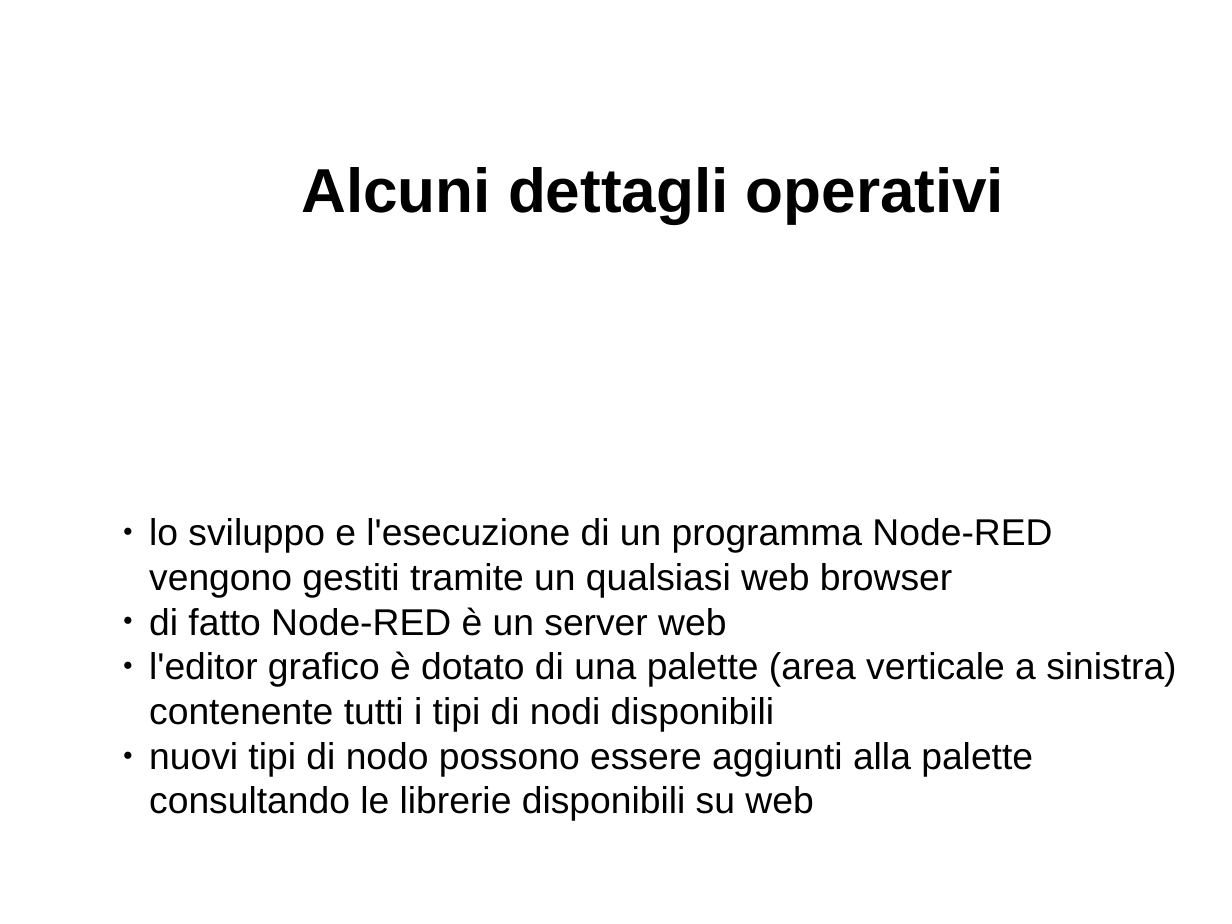
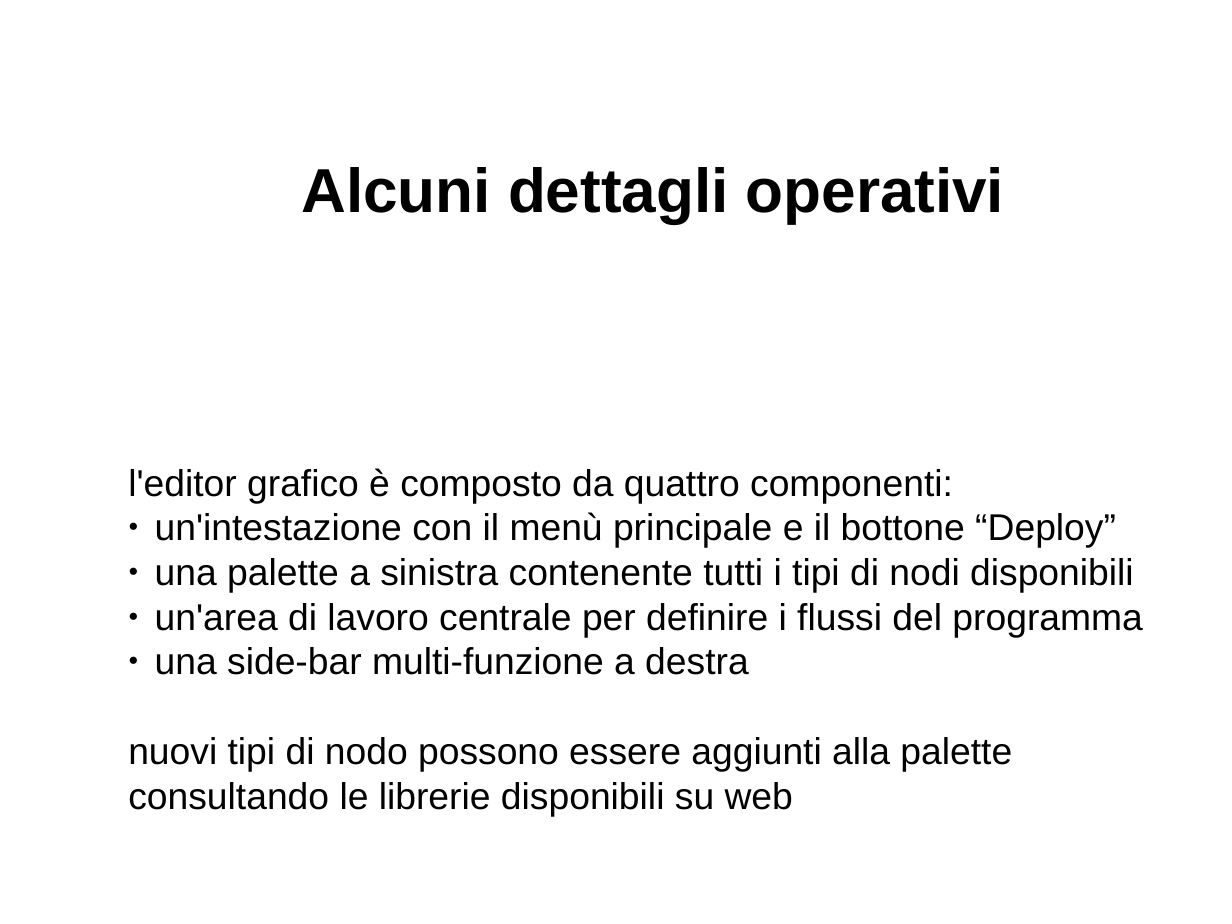
Before and after one commit to davideancona/minicorsiRAISE, a slide deck: slide 8 of iot/NodeRED.odp (slide 7 before the commit). Drawn at 1232x924 pixels with LibreOffice and Linux fonts; fonts in the diff are those of the drawing. Boxes give left, top, right and bottom in pixels: in the first picture for what was removed or moved away, otherwise in the second. Text is boxed around its words. In the diff, an @@ line names an element or a change of style, - is before the commit and + after.

```diff
--- a/iot/NodeRED.odp
+++ b/iot/NodeRED.odp
@@ text "l'editor grafico è composto da ..." moved from (x1=149, y1=518, x2=1176, y2=821) to (x1=128, y1=468, x2=1142, y2=816) @@
@@ text at (x1=128, y1=468, x2=1142, y2=675): text changed @@
-● lo sviluppo e l'esecuzione di un programma Node-RED vengono gestiti tramite un qualsiasi web browser
-● di fatto Node-RED è un server web
-● l'editor grafico è dotato di una palette (area verticale a sinistra) contenente tutti i tipi di nodi disponibili
+l'editor grafico è composto da quattro componenti:
+● un'intestazione con il menù principale e il bottone “Deploy”
+● una palette a sinistra contenente tutti i tipi di nodi disponibili
+● un'area di lavoro centrale per definire i flussi del programma
+● una side-bar multi-funzione a destra
@@ text at (x1=128, y1=737, x2=1012, y2=816): bullet ● to none @@
```
Also in this commit, not shown: 2 other slides changed, 5 slides added, 6 slides removed, 2 other files.
